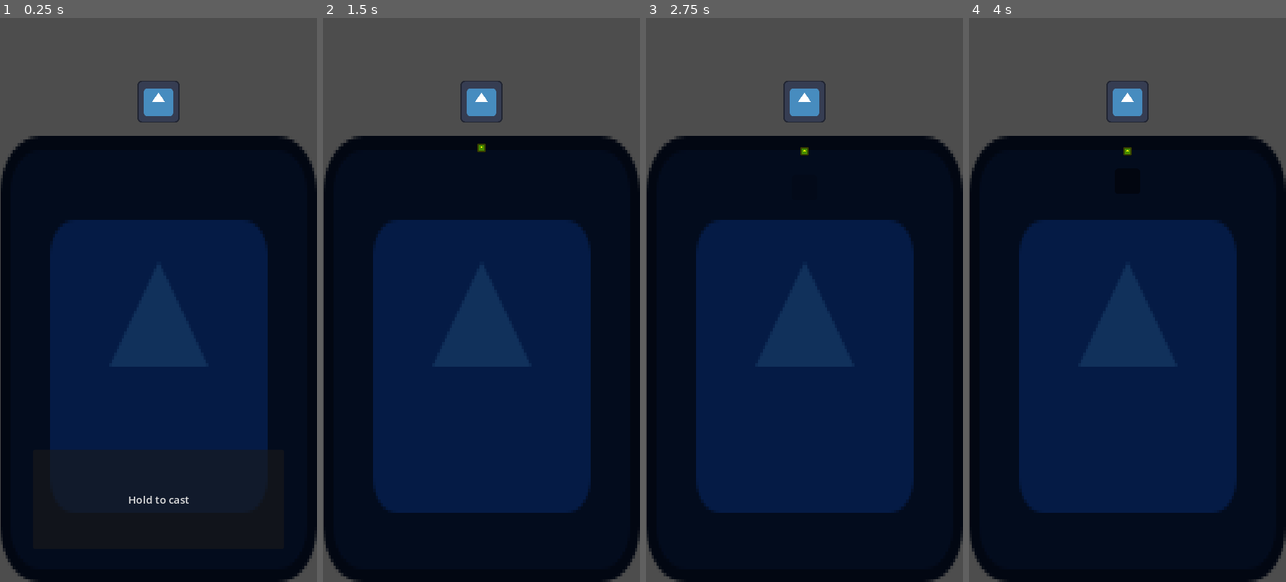
Above: before the commit, frames 1-4 (left to right).
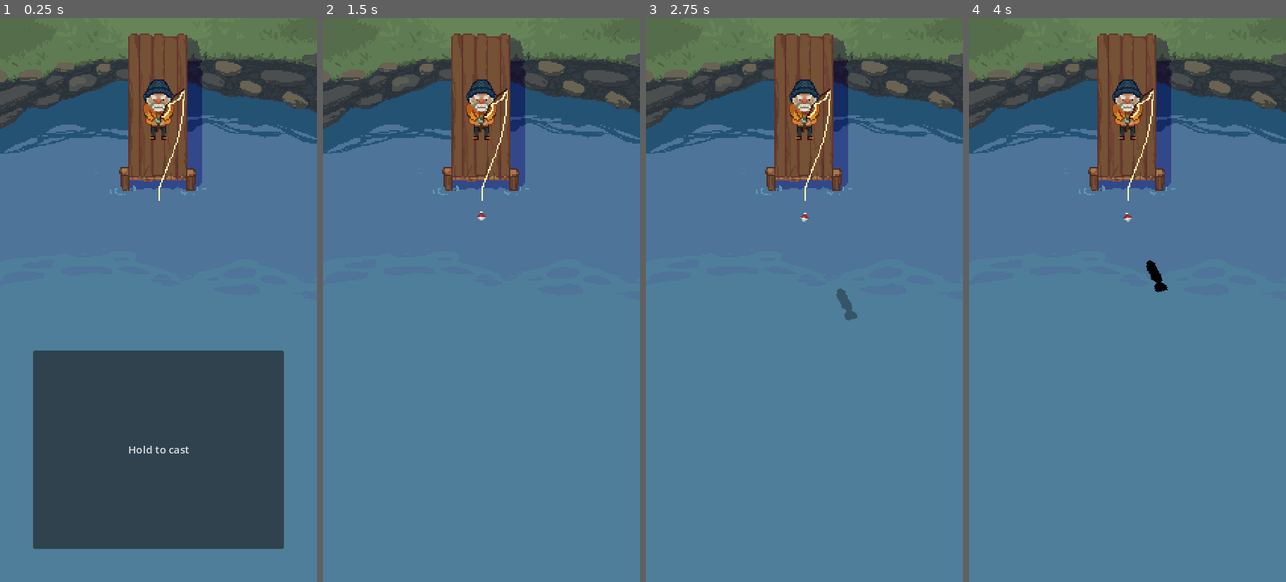
Above: after the commit, the same moments.

Repository: egreenfield323/CS390-group-prototype-2
Game: Godot game, scene res://scenes/main_scenes/main.tscn
The game is run twice, just before and just after one commit, with the same random seed, the same clock (stepped at 60 frames per second) and the same inputs. The engine's default icon, where the game draws it, is replaced by a stand-in: a white triangle on a blue panel in a dark square.
Inputs:
- Up to frame 1 (0.25 s): no input
- Up to frame 2 (1.5 s): click "Hold to cast" at 0.5 s
- Up to frame 3 (2.75 s): tap Enter at 2 s
- Up to frame 4 (4 s): tap Space at 3.5 s

The runs differ from the first frame. In frame 1, 98% of the frame differs, in the area x 0-100%, y 0-100%; in frame 2, 98%; in frame 3, 98%; in frame 4, 98%.

Commit message:
Combine fish shadows system into gameplay loop

Diff:
--- a/scenes/bobber.tscn
+++ b/scenes/bobber.tscn
@@ -1,36 +1,8 @@
-[gd_scene load_steps=7 format=3 uid="uid://bxm35o0mkuqdw"]
+[gd_scene load_steps=8 format=3 uid="uid://bxm35o0mkuqdw"]
 
 [ext_resource type="Texture2D" uid="uid://cn7mcv8hhkd01" path="res://icon.svg" id="1_rnxl6"]
+[ext_resource type="Texture2D" uid="uid://crtycqy2wh7aw" path="res://assets/textures/fishing_game_pack/bobber.png" id="1_sw0lg"]
 [ext_resource type="Script" path="res://scenes/main_scenes/bobber.gd" id="2_c5rik"]
-
-[sub_resource type="Animation" id="Animation_s58ms"]
-resource_name = "fish_swarm"
-length = 7.0
-step = 0.125
-tracks/0/type = "value"
-tracks/0/imported = false
-tracks/0/enabled = true
-tracks/0/path = NodePath("Shadows/Fish:position")
-tracks/0/interp = 2
-tracks/0/loop_wrap = true
-tracks/0/keys = {
-"times": PackedFloat32Array(0, 5, 6.5, 6.75, 7),
-"transitions": PackedFloat32Array(1, 1e+06, 1, 1, 1),
-"update": 0,
-"values": [Vector2(0, 590), Vector2(0, 290), Vector2(0, 290), Vector2(0, 60), Vector2(0, -3.8147e-06)]
-}
-tracks/1/type = "value"
-tracks/1/imported = false
-tracks/1/enabled = true
-tracks/1/path = NodePath("Shadows/Fish:self_modulate")
-tracks/1/interp = 2
-tracks/1/loop_wrap = true
-tracks/1/keys = {
-"times": PackedFloat32Array(0, 5, 6.5, 6.75, 7),
-"transitions": PackedFloat32Array(1, 1, 1, 1, 1),
-"update": 0,
-"values": [Color(1, 1, 1, 0), Color(1, 1, 1, 1), Color(1, 1, 1, 1), Color(1, 1, 1, 1), Color(1, 1, 1, 0)]
-}
 
 [sub_resource type="Animation" id="Animation_8lcqo"]
 length = 0.001
@@ -80,19 +52,7 @@
 "times": PackedFloat32Array(0),
 "transitions": PackedFloat32Array(1),
 "update": 0,
-"values": [Vector2(0.1, 0.1)]
-}
-tracks/4/type = "value"
-tracks/4/imported = false
-tracks/4/enabled = true
-tracks/4/path = NodePath(".:self_modulate")
-tracks/4/interp = 1
-tracks/4/loop_wrap = true
-tracks/4/keys = {
-"times": PackedFloat32Array(0),
-"transitions": PackedFloat32Array(1),
-"update": 0,
-"values": [Color(1, 1, 0, 1)]
+"values": [Vector2(2, 2)]
 }
 
 [sub_resource type="Animation" id="Animation_bxx2o"]
@@ -121,32 +81,37 @@
 "times": PackedFloat32Array(0, 0.125, 0.25, 0.375, 0.5),
 "transitions": PackedFloat32Array(1, 1, 1, 1, 1),
 "update": 0,
-"values": [Vector2(0.1, 0.1), Vector2(0.125, 0.125), Vector2(0.075, 0.075), Vector2(0.113, 0.113), Vector2(0.1, 0.1)]
+"values": [Vector2(2, 2), Vector2(2.5, 2.5), Vector2(1.5, 1.5), Vector2(2.26, 2.26), Vector2(2, 2)]
 }
-tracks/2/type = "value"
-tracks/2/imported = false
-tracks/2/enabled = true
-tracks/2/path = NodePath(".:self_modulate")
-tracks/2/interp = 1
-tracks/2/loop_wrap = true
-tracks/2/keys = {
-"times": PackedFloat32Array(0, 0.25, 0.375),
+
+[sub_resource type="Animation" id="Animation_57c4w"]
+resource_name = "idle"
+length = 4.0
+loop_mode = 1
+step = 0.5
+tracks/0/type = "value"
+tracks/0/imported = false
+tracks/0/enabled = true
+tracks/0/path = NodePath(".:rotation")
+tracks/0/interp = 2
+tracks/0/loop_wrap = true
+tracks/0/keys = {
+"times": PackedFloat32Array(0, 1, 3),
 "transitions": PackedFloat32Array(1, 1, 1),
 "update": 0,
-"values": [Color(1, 1, 0, 1), Color(1, 0, 0, 1), Color(1, 1, 0, 1)]
+"values": [0.0, 0.174533, -0.174533]
 }
 
 [sub_resource type="AnimationLibrary" id="AnimationLibrary_or7ce"]
 _data = {
 "RESET": SubResource("Animation_8lcqo"),
 "fish_biting": SubResource("Animation_bxx2o"),
-"fish_swarm": SubResource("Animation_s58ms")
+"idle": SubResource("Animation_57c4w")
 }
 
 [node name="Bobber" type="Sprite2D"]
-self_modulate = Color(1, 1, 0, 1)
-scale = Vector2(0.1, 0.1)
-texture = ExtResource("1_rnxl6")
+scale = Vector2(2, 2)
+texture = ExtResource("1_sw0lg")
 script = ExtResource("2_c5rik")
 
 [node name="Animation" type="AnimationPlayer" parent="."]
--- a/scenes/fish/fish_shadow.gd
+++ b/scenes/fish/fish_shadow.gd
@@ -1,20 +1,31 @@
 extends CharacterBody2D
 
+signal bite_hook
+
+const FADE_DURATION = 0.5
+
+@export var hook: Node2D
+@export var speed := 200
+@export var accel := 5
+@export var decel := 5
+
 @onready var nav := $NavigationAgent2D
-
-@export var HOOK: Node
-@export var SPEED := 200
-@export var ACCEL := 5
-@export var DECEL := 5
-
-signal bite_hook
 
 var target_position
 var moving := false
 
+
+func _ready() -> void:
+	modulate = Color(1.0, 1.0, 1.0, 0.0)
+	if hook:
+		look_at(hook.global_position)
+		var tween := create_tween()
+		tween.tween_property(self, "modulate", Color.WHITE, FADE_DURATION)
+
+
 func _physics_process(delta: float) -> void:
-	if HOOK and HOOK != null:
-		target_position = HOOK.global_position
+	if hook:
+		target_position = hook.global_position
 	else:
 		target_position = global_position
 
@@ -24,25 +35,37 @@
 	var direction = (nav.get_next_path_position() - global_position).normalized()
 
 	if moving:
-		velocity = velocity.lerp(direction * SPEED, ACCEL * delta)
+		velocity = velocity.lerp(direction * speed, accel * delta)
 	else:
-		velocity = velocity.lerp(Vector2.ZERO, DECEL * delta)
+		velocity = velocity.lerp(Vector2.ZERO, decel * delta)
 
 	move_and_slide()
 
-func stop_moving() -> void: moving = false
-func start_moving() -> void: moving = true
 
-func _on_area_2d_body_entered(body: Node2D) -> void:
+func stop_moving() -> void:
+	moving = false
+
+
+func start_moving() -> void:
+	moving = true
+
+# I've also connected NavigationAgent's target_reached so we don't have to give the bobber a
+# collision.
+func _on_hook_reached() -> void:
 	bite_hook.emit()
 	stop_moving()
 	target_position = Vector2.ZERO
-	body.queue_free()
+
+
+func _on_area_2d_body_entered(_body: Node2D) -> void:
+	_on_hook_reached()
+
 
 func _on_move_timer_timeout() -> void:
 	start_moving()
 	$StopTimer.start(randf_range(0.2, 0.5))
 
+
 func _on_stop_timer_timeout() -> void:
 	stop_moving()
 	$MoveTimer.start(randf_range(0.5, 2.0))
--- a/scenes/fish/fish_shadow.tscn
+++ b/scenes/fish/fish_shadow.tscn
@@ -1,11 +1,12 @@
-[gd_scene load_steps=4 format=3 uid="uid://cm223y6l1j46q"]
+[gd_scene load_steps=5 format=3 uid="uid://cm223y6l1j46q"]
 
 [ext_resource type="Script" path="res://scenes/fish/fish_shadow.gd" id="1_dtt6a"]
+[ext_resource type="Texture2D" uid="uid://c4ui62aoqdc0k" path="res://assets/textures/fishing_game_pack/fish_shadow.png" id="2_o4f0u"]
 
 [sub_resource type="CircleShape2D" id="CircleShape2D_gv4jx"]
 
-[sub_resource type="RectangleShape2D" id="RectangleShape2D_d7b2h"]
-size = Vector2(40, 40)
+[sub_resource type="CapsuleShape2D" id="CapsuleShape2D_2mo0t"]
+height = 48.0
 
 [node name="FishShadow" type="CharacterBody2D"]
 script = ExtResource("1_dtt6a")
@@ -17,21 +18,13 @@
 [node name="Area2D" type="Area2D" parent="."]
 
 [node name="CollisionShape2D" type="CollisionShape2D" parent="Area2D"]
-shape = SubResource("RectangleShape2D_d7b2h")
+rotation = 1.5708
+shape = SubResource("CapsuleShape2D_2mo0t")
 
-[node name="ColorRect" type="ColorRect" parent="."]
-anchors_preset = 8
-anchor_left = 0.5
-anchor_top = 0.5
-anchor_right = 0.5
-anchor_bottom = 0.5
-offset_left = -20.0
-offset_top = -20.0
-offset_right = 20.0
-offset_bottom = 20.0
-grow_horizontal = 2
-grow_vertical = 2
-color = Color(0, 0.643137, 0.254902, 0.141176)
+[node name="Sprite" type="Sprite2D" parent="."]
+rotation = 2.54644
+scale = Vector2(2, 2)
+texture = ExtResource("2_o4f0u")
 
 [node name="NavigationAgent2D" type="NavigationAgent2D" parent="."]
 
@@ -44,5 +37,6 @@
 one_shot = true
 
 [connection signal="body_entered" from="Area2D" to="." method="_on_area_2d_body_entered"]
+[connection signal="target_reached" from="NavigationAgent2D" to="." method="_on_hook_reached"]
 [connection signal="timeout" from="MoveTimer" to="." method="_on_move_timer_timeout"]
 [connection signal="timeout" from="StopTimer" to="." method="_on_stop_timer_timeout"]
--- /dev/null
+++ b/scenes/fish/fish_shadows.gd
@@ -0,0 +1,84 @@
+extends Node2D
+
+signal fish_bite
+
+const MIN_DISTANCE_FROM_TARGET = 150.0
+const MIN_SPAWN_COOLDOWN = 1.0
+const MAX_SPAWN_COOLDOWN = 3.0
+
+@export var shadow_scene: PackedScene
+@export var target: Node2D
+
+var _spawnable_rect: Rect2
+
+
+func _ready() -> void:
+	_create_spawnable_rect()
+
+
+func start_spawning_fish() -> void:
+	_start_spawn_timer()
+
+
+func clear_fish() -> void:
+	$SpawnTimer.stop()
+	for shadow in $Fish.get_children():
+		shadow.bite_hook.disconnect(_on_fish_bite)
+		# Maybe add a fade out then queue_free function to the shadows later.
+		shadow.queue_free()
+
+
+func _start_spawn_timer() -> void:
+	$SpawnTimer.wait_time = randf_range(MIN_SPAWN_COOLDOWN, MAX_SPAWN_COOLDOWN)
+	$SpawnTimer.start()
+
+
+func _spawn_fish() -> void:
+	var spawn_position := Vector2.ZERO
+
+	while (spawn_position == Vector2.ZERO):
+		var possible_position := Vector2(
+			randf_range(
+				_spawnable_rect.position.x,
+				_spawnable_rect.position.x + _spawnable_rect.size.x
+			),
+			randf_range(
+				_spawnable_rect.position.y,
+				_spawnable_rect.position.y + _spawnable_rect.size.y
+			)
+		)
+
+		if possible_position.distance_to(Vector2.ZERO) >= MIN_DISTANCE_FROM_TARGET:
+			spawn_position = possible_position
+
+	var fish_shadow: Node2D = shadow_scene.instantiate()
+	fish_shadow.position = spawn_position
+	fish_shadow.hook = target
+	fish_shadow.bite_hook.connect(_on_fish_bite)
+	$Fish.add_child(fish_shadow)
+
+	_start_spawn_timer()
+
+
+func _on_fish_bite() -> void:
+	fish_bite.emit()
+	clear_fish()
+
+
+# This code will break as soon as the navigation polygon is not a perfect rectangle.
+func _create_spawnable_rect() -> void:
+	var outline: PackedVector2Array = $Navigation.navigation_polygon.get_outline(0)
+	var top_left := outline[0]
+	var bottom_right := outline[0]
+
+	for point in outline:
+		if point.x < top_left.x:
+			top_left.x = point.x
+		if point.x > bottom_right.x:
+			bottom_right.x = point.x
+		if point.y < top_left.y:
+			top_left.y = point.y
+		if point.y > bottom_right.y:
+			bottom_right.y = point.y
+
+	_spawnable_rect = Rect2(top_left, bottom_right - top_left)
--- a/scenes/main_scenes/bobber.gd
+++ b/scenes/main_scenes/bobber.gd
@@ -2,10 +2,12 @@
 
 signal cast_finished
 
-const MIN_PIXELS_ON_CAST = 75
-const MAX_PIXELS_ON_CAST = 650
+const MIN_PIXELS_ON_CAST = 25
+const MAX_PIXELS_ON_CAST = 515
 
 const CAST_ANIM_TIME = 1.0
+
+@onready var initial_position = position
 
 
 func _ready() -> void:
@@ -18,7 +20,7 @@
 	show()
 	var tween := create_tween()
 	tween.set_ease(Tween.EASE_OUT)
-	tween.tween_property(self, "position", Vector2.DOWN * pixels, CAST_ANIM_TIME)
+	tween.tween_property(self, "position", initial_position + Vector2.DOWN * pixels, CAST_ANIM_TIME)
 	tween.finished.connect(
 		func():
 			cast_finished.emit()
@@ -27,14 +29,11 @@
 
 func clear() -> void:
 	hide()
-	position = Vector2.ZERO
+	position = initial_position
 
 
-func trigger_fish_swarm_anim(call_when_done: Callable) -> void:
-	$Animation.animation_finished.connect(
-		func(_anim_name: String): call_when_done.call()
-	)
-	$Animation.play("fish_swarm")
+func trigger_idle_anim() -> void:
+	$Animation.play("idle")
 
 
 func trigger_biting_anim() -> void:
@@ -44,7 +43,7 @@
 # Call inside _process
 func reel_to(distance: float) -> void:
 	var pixels := _distance_to_pixels(distance)
-	position.y = pixels
+	position.y = pixels + initial_position.y
 
 
 func _distance_to_pixels(distance: float) -> float:
--- a/scenes/main_scenes/main.gd
+++ b/scenes/main_scenes/main.gd
@@ -54,7 +54,10 @@
 
 
 func trigger_fish_swarm(call_when_done: Callable) -> void:
-	$Bobber.trigger_fish_swarm_anim(call_when_done)
+	# Ideally we would disconnect this once the signal is recieved once.
+	$FishShadows.fish_bite.connect(call_when_done)
+	$FishShadows.start_spawning_fish()
+	$Bobber.trigger_idle_anim()
 
 
 func trigger_bite() -> void:
--- a/scenes/main_scenes/main.tscn
+++ b/scenes/main_scenes/main.tscn
@@ -1,14 +1,26 @@
-[gd_scene load_steps=10 format=3 uid="uid://ca053xlmm15oj"]
+[gd_scene load_steps=15 format=3 uid="uid://ca053xlmm15oj"]
 
 [ext_resource type="Script" path="res://scenes/main_scenes/main.gd" id="1_7ewth"]
 [ext_resource type="Script" path="res://scenes/main_scenes/game_state_machine.gd" id="2_8yytw"]
-[ext_resource type="Texture2D" uid="uid://cn7mcv8hhkd01" path="res://icon.svg" id="2_kd644"]
 [ext_resource type="Script" path="res://scenes/main_scenes/states/casting.gd" id="3_bg48q"]
 [ext_resource type="Script" path="res://scenes/main_scenes/states/awaiting_bite.gd" id="4_4pna0"]
 [ext_resource type="PackedScene" uid="uid://bet1ebge4k8uj" path="res://scenes/ui/ui.tscn" id="4_xuen3"]
 [ext_resource type="PackedScene" uid="uid://bxm35o0mkuqdw" path="res://scenes/bobber.tscn" id="5_ndfyd"]
 [ext_resource type="Script" path="res://scenes/main_scenes/states/biting.gd" id="5_sa70k"]
 [ext_resource type="Script" path="res://scenes/main_scenes/states/fish_hooked.gd" id="6_nced1"]
+[ext_resource type="Texture2D" uid="uid://n08eo36w3ve7" path="res://assets/textures/fishing_game_pack/background_extended.png" id="7_nl4al"]
+[ext_resource type="Texture2D" uid="uid://bi2ui1ie7s1oy" path="res://assets/textures/fishing_game_pack/idle in water-Sheet.png" id="8_2cbgj"]
+[ext_resource type="Script" path="res://scenes/fish/fish_shadows.gd" id="9_0gufs"]
+[ext_resource type="PackedScene" uid="uid://cm223y6l1j46q" path="res://scenes/fish/fish_shadow.tscn" id="10_3rmom"]
+
+[sub_resource type="AtlasTexture" id="AtlasTexture_ckne0"]
+atlas = ExtResource("8_2cbgj")
+region = Rect2(0, 0, 60, 0)
+
+[sub_resource type="NavigationPolygon" id="NavigationPolygon_inav6"]
+vertices = PackedVector2Array(220, 781, -240, 781, -240, 211, 220, 211)
+polygons = Array[PackedInt32Array]([PackedInt32Array(0, 1, 2, 3)])
+outlines = Array[PackedVector2Array]([PackedVector2Array(-250, 201, 230, 201, 230, 791, -250, 791)])
 
 [node name="Main" type="Node2D"]
 script = ExtResource("1_7ewth")
@@ -34,19 +46,34 @@
 one_shot = true
 
 [node name="Water" type="Sprite2D" parent="."]
-modulate = Color(0.0668142, 0.192864, 0.358876, 1)
-position = Vector2(-239, 52)
-scale = Vector2(3.74219, 5.28125)
-texture = ExtResource("2_kd644")
-centered = false
+position = Vector2(0, 370)
+scale = Vector2(2, 2)
+texture = ExtResource("7_nl4al")
 
 [node name="Player" type="Sprite2D" parent="."]
-scale = Vector2(0.5, 0.5)
-texture = ExtResource("2_kd644")
+position = Vector2(-10, 115)
+scale = Vector2(2, 2)
+texture = SubResource("AtlasTexture_ckne0")
 
 [node name="Camera" type="Camera2D" parent="Player"]
-offset = Vector2(0, 300)
+offset = Vector2(0, 250)
+
+[node name="FishShadows" type="Node2D" parent="." node_paths=PackedStringArray("target")]
+script = ExtResource("9_0gufs")
+shadow_scene = ExtResource("10_3rmom")
+target = NodePath("../Bobber")
+
+[node name="Navigation" type="NavigationRegion2D" parent="FishShadows"]
+navigation_polygon = SubResource("NavigationPolygon_inav6")
+
+[node name="SpawnTimer" type="Timer" parent="FishShadows"]
+one_shot = true
+
+[node name="Fish" type="Node2D" parent="FishShadows"]
 
 [node name="Bobber" parent="." instance=ExtResource("5_ndfyd")]
+position = Vector2(-10, 215)
 
 [node name="UI" parent="." instance=ExtResource("4_xuen3")]
+
+[connection signal="timeout" from="FishShadows/SpawnTimer" to="FishShadows" method="_spawn_fish"]
--- a/scenes/main_scenes/states/biting.gd
+++ b/scenes/main_scenes/states/biting.gd
@@ -29,10 +29,6 @@
 
 	timer.wait_time = time
 	timer.start()
-	print(timer.wait_time)
-	timer.timeout.connect(
-		func(): print("Timeout")
-	)
 
 
 func _bite_timeout() -> void:
--- a/scenes/test/fish_shadow_test.tscn
+++ b/scenes/test/fish_shadow_test.tscn
@@ -15,9 +15,9 @@
 [node name="Node2D" type="Node2D"]
 script = ExtResource("1_gmj1y")
 
-[node name="FishShadow" parent="." node_paths=PackedStringArray("HOOK") instance=ExtResource("1_o6d2s")]
+[node name="FishShadow" parent="." node_paths=PackedStringArray("hook") instance=ExtResource("1_o6d2s")]
 position = Vector2(333, 103)
-HOOK = NodePath("../hook")
+hook = NodePath("../hook")
 
 [node name="hook" type="RigidBody2D" parent="."]
 position = Vector2(621, 451)
--- a/scenes/ui/ui.tscn
+++ b/scenes/ui/ui.tscn
@@ -19,7 +19,7 @@
 theme_override_constants/margin_bottom = 50
 
 [node name="CastButton" type="Button" parent="Margin"]
-custom_minimum_size = Vector2(0, 150)
+custom_minimum_size = Vector2(0, 300)
 layout_mode = 2
 size_flags_vertical = 8
 text = "Hold to cast"
Binary file added: assets/textures/fishing_game_pack/background_extended.png
Not shown, added: assets/textures/fishing_game_pack/background_extended.png.import
Binary file added: assets/textures/fishing_game_pack/bobber.png
Not shown, added: assets/textures/fishing_game_pack/bobber.png.import
Binary file added: assets/textures/fishing_game_pack/fish_shadow.png
Not shown, added: assets/textures/fishing_game_pack/fish_shadow.png.import
Not shown, changed: attribution.txt
Not shown, added: assets/textures/fishing_game_pack/bobber.pxo
Not shown, added: external/textures/bobber.pxo
Not shown, added: external/textures/fish_shadow.pxo
Not shown, added: external/textures/fishing_background_extended.pxo
